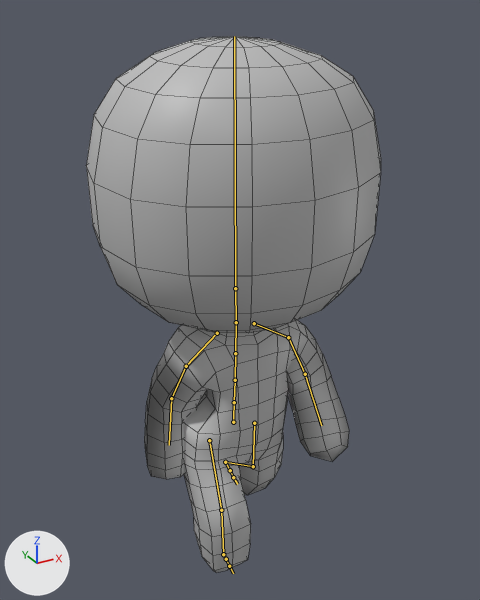
The FBX model Editor/IKRig/WalkingShortStep.fbx as it was, and as the next commit left it.
Before and after are seen from a 50 mm lens placed at (-1.84, -3.44, 3.58), pointed at (0.05, -0.01, 1.86). The axes (+X, +Y, +Z) are drawn at lower left. The lights are the same throughout. The picture after the commit comes second. Both versions are drawn at frame 16 of the action 'Baked1'; the numbers are the values there. The bones that change, and the others that lie on the model, are drawn over the model as lines. Mesh edges are drawn as thin lines.

In view in the first picture: 'StickMan'.
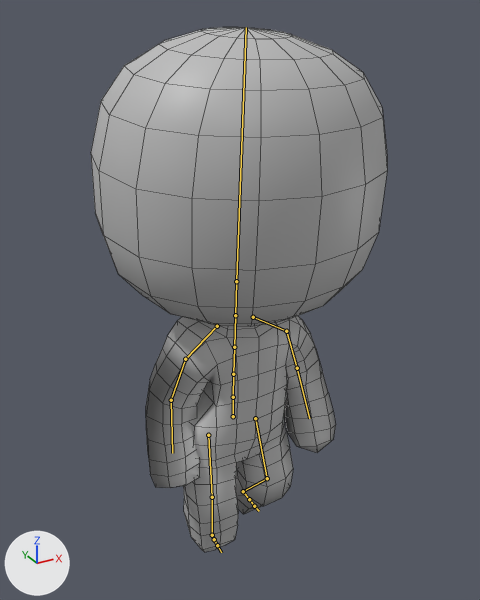
Edits to the bpy script that builds the scene:
```text
Change bone_mixamorig_hips:
    where bone_mixamorig_hips = bpy.data.objects['Armature'].pose.bones['mixamorig:Hips']
    bone_mixamorig_hips.location: (0.9, -4.8, -1.2) -> (0.4, -0.1, -0.7)
    bone_mixamorig_hips.rotation_quaternion: (0.999, 0.007, 0.046, -0.009) -> (1.0, -0.004, 0.02, -0.002)  # degrees (1, 5, -1) -> degrees (-1, 2, 0)
Change bone_mixamorig_spine:
    where bone_mixamorig_spine = bpy.data.objects['Armature'].pose.bones['mixamorig:Spine']  # child of 'mixamorig:Hips'
    bone_mixamorig_spine.rotation_quaternion: (1.0, 0.011, -0.009, -0.006) -> (1.0, 0.014, -0.002, -0.012)  # degrees (1, -1, -1) -> degrees (2, 0, -1)
Change bone_mixamorig_spine1:
    where bone_mixamorig_spine1 = bpy.data.objects['Armature'].pose.bones['mixamorig:Spine1']  # child of 'mixamorig:Spine'
    bone_mixamorig_spine1.rotation_quaternion: (1.0, 0.007, -0.015, 0.011) -> (1.0, 0.012, 0.003, 0.004)  # degrees (1, -2, 1) -> degrees (1, 0, 0)
Change bone_mixamorig_spine2:
    where bone_mixamorig_spine2 = bpy.data.objects['Armature'].pose.bones['mixamorig:Spine2']  # child of 'mixamorig:Spine1'
    bone_mixamorig_spine2.rotation_quaternion: (1.0, 0.0, -0.015, 0.011) -> (1.0, 0.005, 0.003, 0.004)  # degrees (0, -2, 1) -> degrees (1, 0, 0)
Change bone_mixamorig_neck:
    where bone_mixamorig_neck = bpy.data.objects['Armature'].pose.bones['mixamorig:Neck']  # child of 'mixamorig:Spine2'
    bone_mixamorig_neck.rotation_quaternion: (1.0, -0.023, 0.006, -0.002) -> (1.0, -0.012, 0.0, -0.001)  # degrees (-3, 1, 0) -> degrees (-1, 0, 0)
Change bone_mixamorig_head:
    where bone_mixamorig_head = bpy.data.objects['Armature'].pose.bones['mixamorig:Head']  # child of 'mixamorig:Neck'
    bone_mixamorig_head.rotation_quaternion: (1.0, 0.023, -0.009, 0.011) -> (0.999, 0.025, -0.024, 0.01)  # degrees (3, -1, 1) -> degrees (3, -3, 1)
Change bone_mixamorig_leftarm:
    where bone_mixamorig_leftarm = bpy.data.objects['Armature'].pose.bones['mixamorig:LeftArm']  # child of 'mixamorig:LeftShoulder'
    bone_mixamorig_leftarm.rotation_quaternion: (0.905, 0.424, -0.017, 0.032) -> (0.89, 0.456, -0.024, -0.014)  # degrees (50, -3, 2) -> degrees (54, -2, -3)
Change bone_mixamorig_leftforearm:
    where bone_mixamorig_leftforearm = bpy.data.objects['Armature'].pose.bones['mixamorig:LeftForeArm']  # child of 'mixamorig:LeftArm'
    bone_mixamorig_leftforearm.rotation_quaternion: (0.935, 0.097, 0.095, 0.327) -> (0.956, 0.103, 0.114, 0.25)  # degrees (14, 7, 39) -> degrees (15, 10, 31)
Change bone_mixamorig_rightshoulder:
    where bone_mixamorig_rightshoulder = bpy.data.objects['Armature'].pose.bones['mixamorig:RightShoulder']  # child of 'mixamorig:Spine2'
    bone_mixamorig_rightshoulder.rotation_quaternion: (0.986, 0.158, -0.03, -0.037) -> (0.988, 0.139, -0.034, -0.053)  # degrees (18, -3, -5) -> degrees (16, -3, -7)
Change bone_mixamorig_rightarm:
    where bone_mixamorig_rightarm = bpy.data.objects['Armature'].pose.bones['mixamorig:RightArm']  # child of 'mixamorig:RightShoulder'
    bone_mixamorig_rightarm.rotation_quaternion: (0.858, 0.474, -0.016, 0.196) -> (0.874, 0.465, 0.06, 0.124)  # degrees (56, -12, 19) -> degrees (56, -1, 16)
Change bone_mixamorig_rightforearm:
    where bone_mixamorig_rightforearm = bpy.data.objects['Armature'].pose.bones['mixamorig:RightForeArm']  # child of 'mixamorig:RightArm'
    bone_mixamorig_rightforearm.rotation_quaternion: (0.971, 0.072, -0.125, -0.192) -> (0.973, 0.124, -0.082, -0.179)  # degrees (11, -12, -24) -> degrees (16, -7, -22)
Change bone_mixamorig_leftupleg:
    where bone_mixamorig_leftupleg = bpy.data.objects['Armature'].pose.bones['mixamorig:LeftUpLeg']  # child of 'mixamorig:Hips'
    bone_mixamorig_leftupleg.rotation_quaternion: (0.992, -0.092, -0.067, 0.053) -> (0.992, 0.102, -0.069, 0.009)  # degrees (-11, -7, 7) -> degrees (12, -8, 0)
Change bone_mixamorig_leftleg:
    where bone_mixamorig_leftleg = bpy.data.objects['Armature'].pose.bones['mixamorig:LeftLeg']  # child of 'mixamorig:LeftUpLeg'
    bone_mixamorig_leftleg.rotation_quaternion: (0.89, -0.454, 0.033, 0.004) -> (0.878, -0.478, 0.004, 0.0)  # degrees (-54, 4, -1) -> degrees (-57, 0, 0)
Change bone_mixamorig_leftfoot:
    where bone_mixamorig_leftfoot = bpy.data.objects['Armature'].pose.bones['mixamorig:LeftFoot']  # child of 'mixamorig:LeftLeg'
    bone_mixamorig_leftfoot.rotation_quaternion: (0.996, 0.071, 0.06, -0.004) -> (0.99, 0.138, -0.005, 0.004)  # degrees (8, 7, 0) -> degrees (16, -1, 0)
Change bone_mixamorig_rightupleg:
    where bone_mixamorig_rightupleg = bpy.data.objects['Armature'].pose.bones['mixamorig:RightUpLeg']  # child of 'mixamorig:Hips'
    bone_mixamorig_rightupleg.rotation_quaternion: (0.972, 0.219, 0.083, 0.014) -> (0.994, 0.055, 0.091, 0.017)  # degrees (26, 9, 4) -> degrees (7, 10, 3)
Change bone_mixamorig_rightleg:
    where bone_mixamorig_rightleg = bpy.data.objects['Armature'].pose.bones['mixamorig:RightLeg']  # child of 'mixamorig:RightUpLeg'
    bone_mixamorig_rightleg.rotation_quaternion: (0.974, -0.226, -0.019, 0.001) -> (0.987, -0.145, -0.064, 0.009)  # degrees (-26, -2, 1) -> degrees (-17, -7, 2)
Change bone_mixamorig_rightfoot:
    where bone_mixamorig_rightfoot = bpy.data.objects['Armature'].pose.bones['mixamorig:RightFoot']  # child of 'mixamorig:RightLeg'
    bone_mixamorig_rightfoot.rotation_quaternion: (1.0, 0.011, -0.02, 0.003) -> (0.996, 0.084, -0.023, 0.003)  # degrees (1, -2, 0) -> degrees (10, -3, 0)
```

Boxes [x1, y1, x2, y2] around the edits, measured in the pictures (480 x 600 px):
'StickMan', posed
    before: [86, 37, 381, 573]
    after: [91, 27, 387, 552]
bone 'mixamorig:Hips', root to tip
    before: (233, 422) to (234, 398)
    after: (233, 416) to (233, 392)
bone 'mixamorig:Spine', root to tip
    before: (234, 402) to (235, 380)
    after: (233, 397) to (233, 374)
bone 'mixamorig:Spine1', root to tip
    before: (235, 380) to (235, 353)
    after: (233, 374) to (234, 347)
bone 'mixamorig:Spine2', root to tip
    before: (235, 353) to (236, 322)
    after: (234, 347) to (235, 315)
bone 'mixamorig:Neck', root to tip
    before: (236, 322) to (235, 288)
    after: (235, 315) to (236, 281)
bone 'mixamorig:Head', root to tip
    before: (235, 288) to (234, 36)
    after: (236, 281) to (246, 27)
bone 'mixamorig:LeftArm', root to tip
    before: (288, 337) to (305, 374)
    after: (286, 331) to (297, 368)
bone 'mixamorig:LeftForeArm', root to tip
    before: (305, 374) to (321, 425)
    after: (297, 368) to (309, 418)
bone 'mixamorig:RightShoulder', root to tip
    before: (217, 333) to (186, 366)
    after: (217, 326) to (185, 359)
bone 'mixamorig:RightArm', root to tip
    before: (186, 366) to (171, 398)
    after: (185, 359) to (171, 400)
bone 'mixamorig:RightForeArm', root to tip
    before: (171, 398) to (169, 445)
    after: (171, 400) to (172, 453)
bone 'mixamorig:LeftUpLeg', root to tip
    before: (254, 423) to (253, 466)
    after: (255, 418) to (267, 478)
bone 'mixamorig:LeftLeg', root to tip
    before: (253, 466) to (225, 462)
    after: (267, 478) to (243, 491)
bone 'mixamorig:LeftFoot', root to tip
    before: (225, 462) to (230, 470)
    after: (243, 491) to (249, 499)
bone 'mixamorig:RightUpLeg', root to tip
    before: (209, 440) to (221, 510)
    after: (208, 435) to (212, 497)
bone 'mixamorig:RightLeg', root to tip
    before: (221, 510) to (223, 554)
    after: (212, 497) to (212, 535)
bone 'mixamorig:RightFoot', root to tip
    before: (223, 554) to (226, 559)
    after: (212, 535) to (214, 539)
